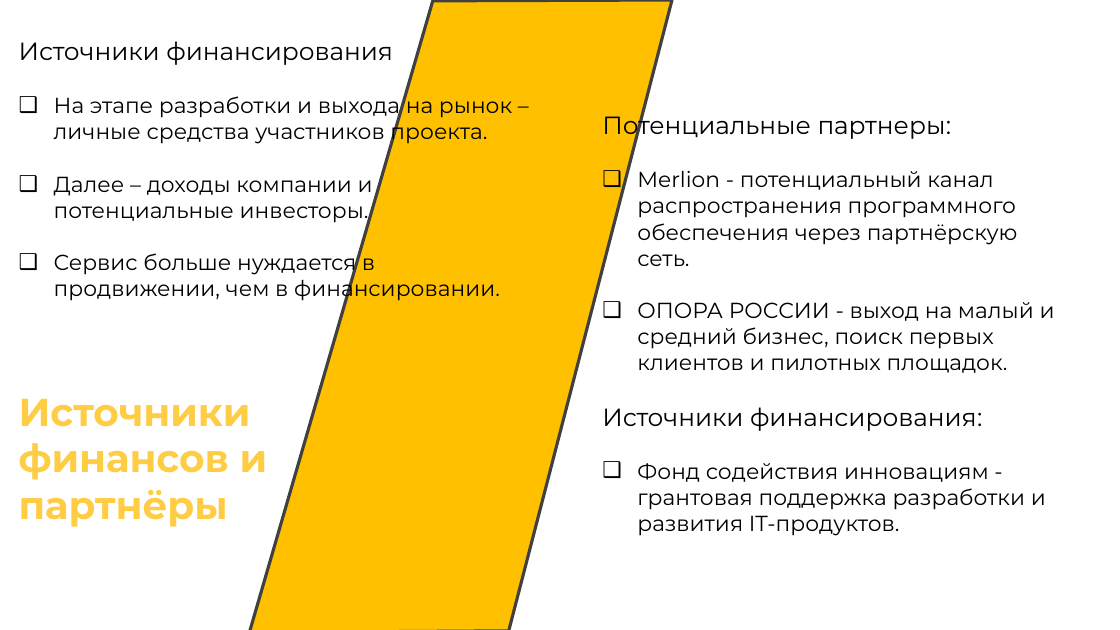
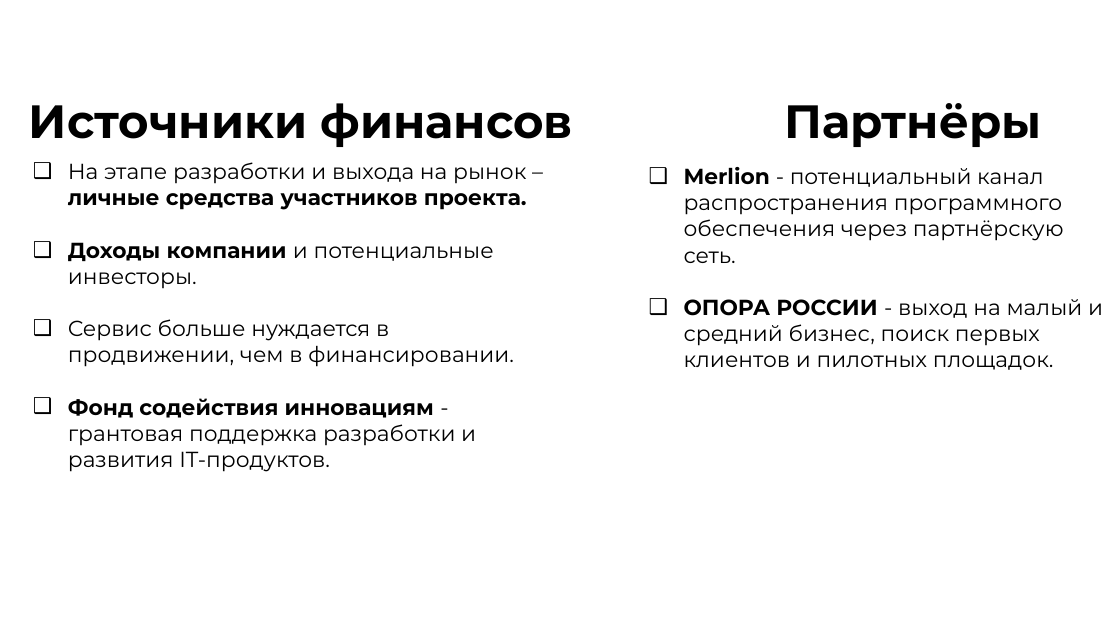
Before and after one commit to zetLighter/tech-pred, a slide deck: slide 10 of OnboardFlow.pptx. Drawn at 1120x630 pixels with LibreOffice and Linux fonts; fonts in the diff are those of the drawing; background and template pictures are left out. Boxes give left, top, right and bottom in pixels: in the first picture for what was removed or moved away, otherwise in the second. Text is boxed around its words. In the diff, an @@ line names an element or a change of style, - is before the commit and + after.

```diff
--- a/OnboardFlow.pptx
+++ b/OnboardFlow.pptx
@@ freeform shape removed at (250, 0, 672, 630) @@
@@ text at (19, 41, 393, 65): paragraph removed @@
-Источники финансирования
@@ text at (29, 103, 1041, 147): text changed; size 25 to 30 pt; text colour #FFCD44 to #000000 @@
-Источники финансов и партнёры
+Источники финансов Партнёры
@@ text at (602, 110, 952, 140): paragraph removed @@
-Потенциальные партнеры:
@@ text "На этапе разработки и выхода ...": place and size @@
-text "На этапе разработки и выхода ..." at (19, 41, 512, 302)
+text "На этапе разработки и выхода ..." at (68, 162, 527, 472)
@@ text "Merlion - потенциальный канал распространения ...": place and size @@
-text "Merlion - потенциальный канал распространения ..." at (602, 110, 1055, 536)
+text "Merlion - потенциальный канал распространения ..." at (684, 167, 1103, 370)
@@ text "Merlion - потенциальный канал распространения ..." at (684, 167, 1103, 370): bold on in "Merlion", "ОПОРА РОССИИ" @@
@@ text at (68, 162, 527, 367): bold on in "личные средства участников проекта." @@
@@ text at (68, 242, 494, 289): text changed @@
-❑ Далее – доходы компании и потенциальные инвесторы.
+❑ Доходы компании и потенциальные инвесторы.
@@ text at (68, 398, 476, 472): paragraph added @@
+❑ Фонд содействия инновациям - грантовая поддержка разработки и развития IT-продуктов.
@@ text at (602, 407, 1046, 536): paragraphs removed @@
-Источники финансирования:
-❑ Фонд содействия инновациям - грантовая поддержка разработки и развития IT-продуктов.
```
Also in this commit, not shown: 10 other slides changed, 2 other files.
